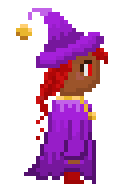
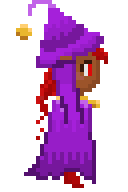
Two versions of the same layered image (128x192). Layer-by-layer changes:
added group "slowfall5" with 10 layers above "slowfall4" over [28, 0, 100, 188]
added layer "Layer 16" in group "slowfall5" over [52, 56, 84, 124]
added layer "necklace" (1st of 11, in "slowfall5") in group "slowfall5" over [40, 24, 100, 108]
added layer "hat copy 2" (1st of 2, in "slowfall5") in group "slowfall5" over [28, 0, 88, 68]
added layer "face hait" (1st of 10, in "slowfall5") in group "slowfall5" over [40, 44, 100, 140]
added layer "dress" (1st of 11, in "slowfall5") in group "slowfall5" over [60, 100, 96, 184]
added layer "shoe" (1st of 11, in "slowfall5") in group "slowfall5" over [72, 172, 84, 188]
hid group "normal" (6 layers) over [28, 8, 100, 184]
